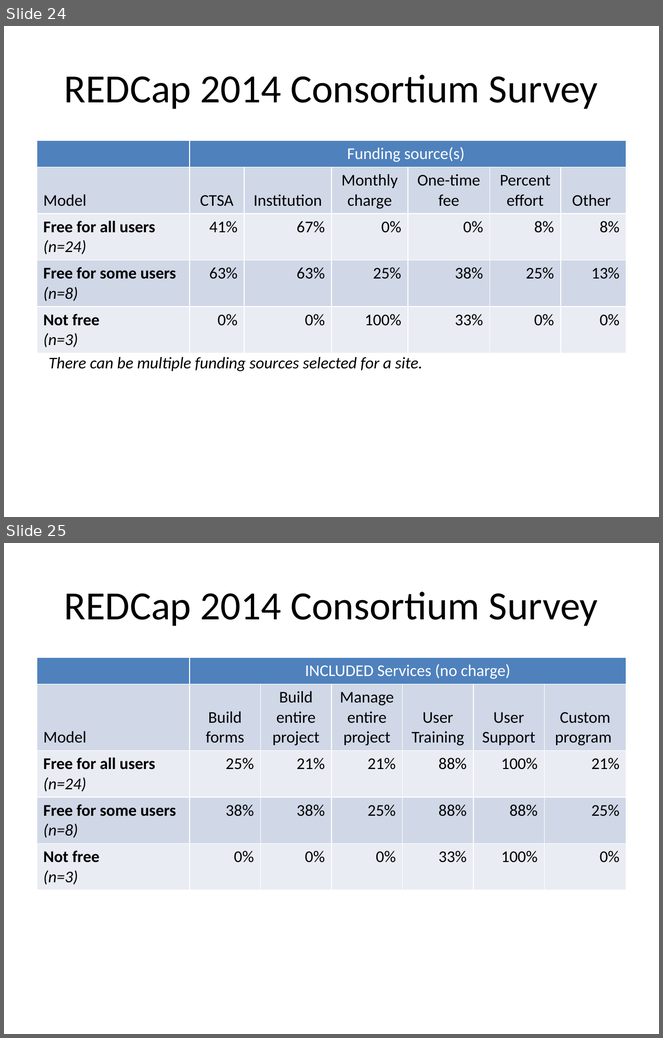
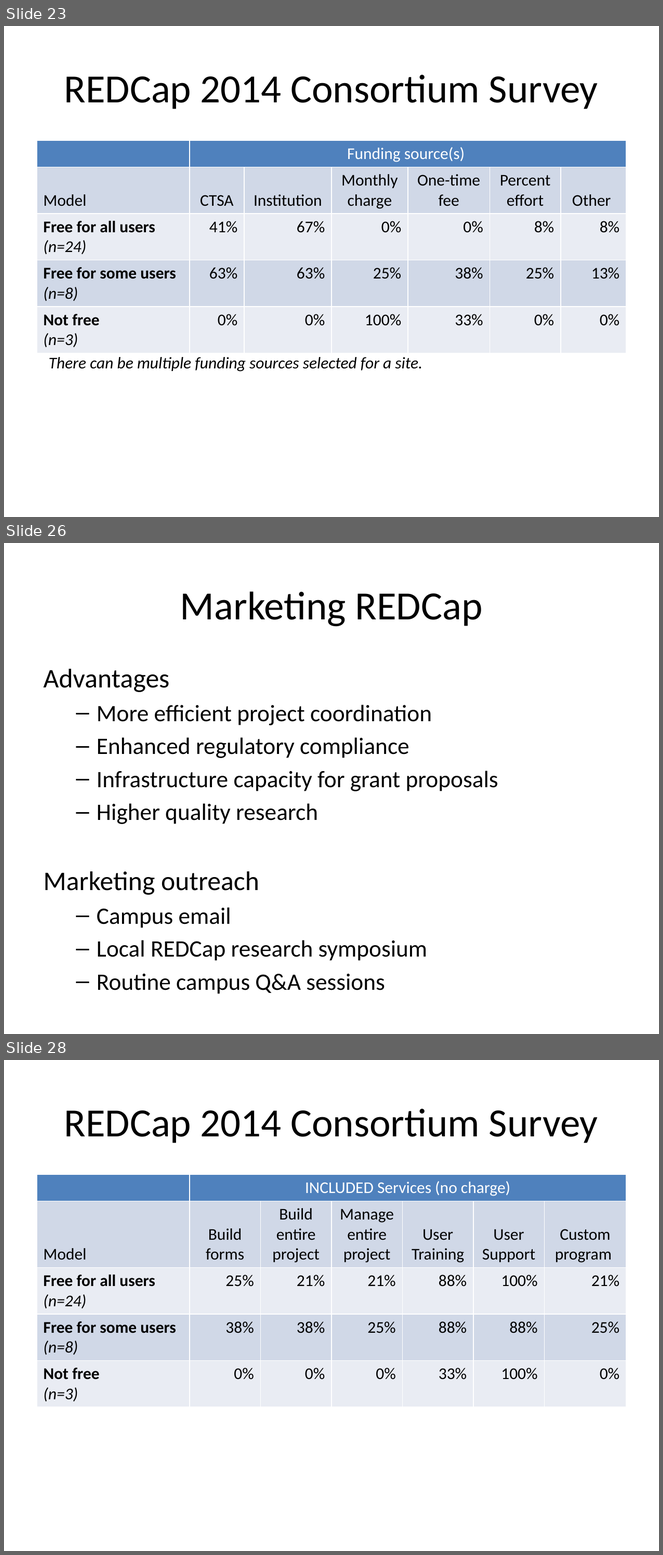
Before and after one commit to OuhscBbmc/RedcapGovernanceDocs, a slide deck: agendas/2016-04-redcap-governance-meeting.pptx. Shown one above the other, each under a label of ours: slides 24 and 25 before the commit, slides 23, 26 and 28 after it; the slides between them are not shown. The pictures are 663x1038 and 663x1555 pixels, drawn with LibreOffice and Linux fonts; fonts in the diff are those of the drawing. Boxes give left, top, right and bottom in pixels: in the first picture for what was removed or moved away, otherwise in the second. Text is boxed around its words. In the diff, an @@ line names an element or a change of style, - is before the commit and + after.

```diff
--- a/agendas/2016-04-redcap-governance-meeting.pptx
+++ b/agendas/2016-04-redcap-governance-meeting.pptx
@@ slide 26 added at <box>4,543,659,1034</box>, background #FFFFFF @@
@@ title added at <box>180,591,483,627</box>, 44 pt, text #000000 @@
+Marketing REDCap
@@ text added at <box>44,669,499,993</box>, 25.9 pt, text #000000 @@
+Advantages
+  – More efficient project coordination
+  – Enhanced regulatory compliance
+  – Infrastructure capacity for grant proposals
+  – Higher quality research
+Marketing outreach
+  – Campus email
+  – Local REDCap research symposium
+  – Routine campus Q&A sessions
@@ what was slide 24 is now slide 23 @@
@@ what was slide 25 is now slide 28 @@
```
Also in this commit, not shown: 8 slides changed, 8 other slides added, 9 slides removed, 1 other file.
